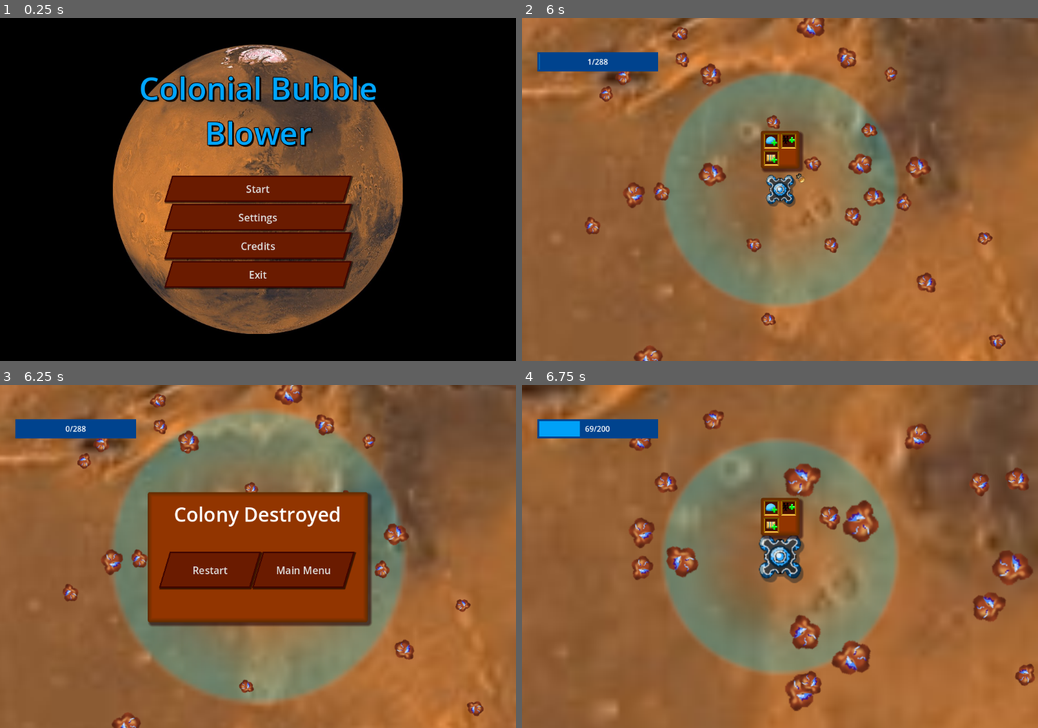
Above: before the commit, frames 1-4 (two rows, left to right).
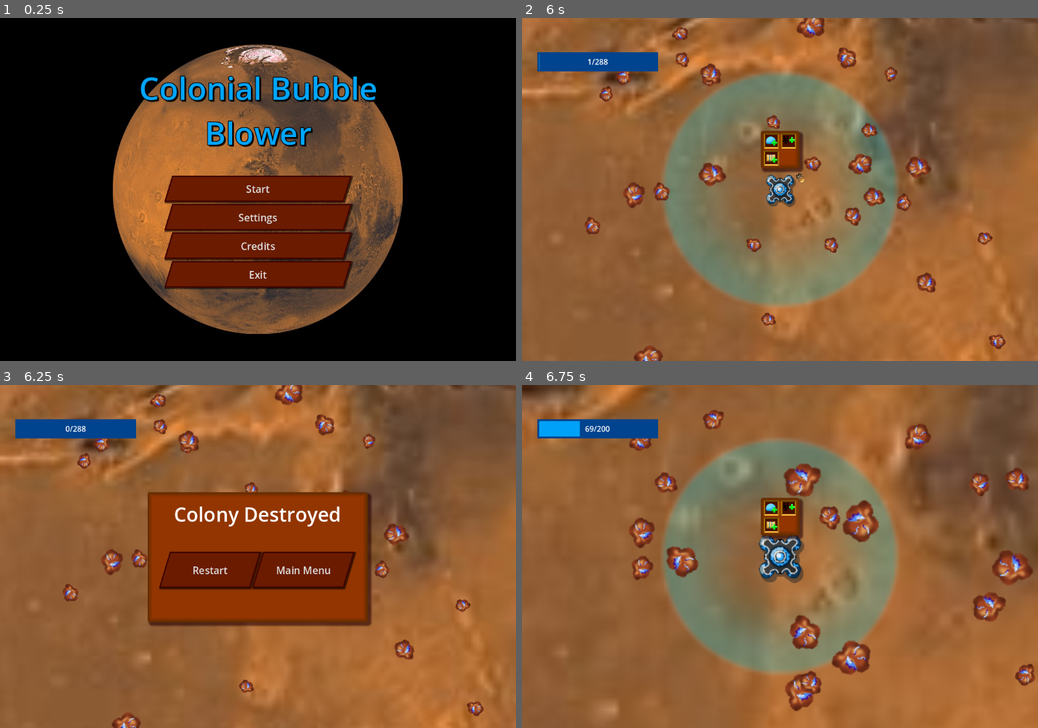
Above: after the commit, the same moments.

Repository: Fach01/Bopulation-Bubble-Beyond
Game: Godot game, scene res://Scenes/Main Menu.tscn
Two runs of this game, one before a commit and one after it. Both use one fixed random seed, a clock stepped at 60 frames per second and the inputs below.
Inputs (mouse positions are in pixels of both pictures, inside the frame that each line leads up to):
- Up to frame 1 (0.25 s): no input
- Up to frame 2 (6 s): click "Start" at 0.5 s; click (769, 141) at 1.25 s; click (790, 141) at 2 s; click (769, 158) at 2.75 s; click (769, 141) at 3.5 s; click (790, 141) at 4.25 s; click (769, 158) at 5 s; click (769, 141) at 5.75 s
- Up to frame 3 (6.25 s): no input
- Up to frame 4 (6.75 s): click "Restart" at 6.5 s

Frames 1-2 are identical in both runs. In frame 3, 19% of the frame differs, in the area x 21-79%, y 7-93%; in frame 4, nothing differs.

Commit message:
added death sound to game over

Diff:
--- a/Primary Theme.tres
+++ b/Primary Theme.tres
@@ -102,3 +102,7 @@
 Label/styles/normal = null
 Panel/styles/panel = SubResource("StyleBoxFlat_l6osn")
 RichTextLabel/fonts/normal_font = null
+TooltipLabel/colors/font_color = Color(0.875, 0.875, 0.875, 1)
+TooltipLabel/colors/font_outline_color = Color(0, 0, 0, 1)
+TooltipLabel/colors/font_shadow_color = Color(0, 0, 0, 0)
+TooltipLabel/font_sizes/font_size = 16
--- a/Scenes/Game Scene.tscn
+++ b/Scenes/Game Scene.tscn
@@ -1,8 +1,9 @@
-[gd_scene load_steps=23 format=3 uid="uid://koriirba2qc7"]
+[gd_scene load_steps=24 format=3 uid="uid://koriirba2qc7"]
 
 [ext_resource type="Script" path="res://Scripts/resource_manager.gd" id="1_uj0k0"]
 [ext_resource type="PackedScene" uid="uid://c1vgspxk4gkk6" path="res://Objects/Resource Node.tscn" id="2_f0crh"]
 [ext_resource type="Script" path="res://Scripts/home_base.gd" id="3_t5err"]
+[ext_resource type="AudioStream" uid="uid://dvefu1oe2ssfg" path="res://Assets/Sounds/game-over_2.mp3" id="4_7trm1"]
 [ext_resource type="Texture2D" uid="uid://sbqle6wjpmp0" path="res://Assets/Textures/Bubble Upgrade.png" id="4_b6coj"]
 [ext_resource type="Texture2D" uid="uid://kkg85xhbgnjc" path="res://Assets/Textures/Generator.png" id="4_mbi4j"]
 [ext_resource type="PackedScene" uid="uid://xftryq1tmjcv" path="res://Objects/unit.tscn" id="5_j3rfs"]
@@ -68,6 +69,9 @@
 [node name="Bubble" type="Sprite2D" parent="."]
 scale = Vector2(10, 10)
 texture = SubResource("GradientTexture2D_2xryy")
+
+[node name="AudioStreamPlayer" type="AudioStreamPlayer" parent="Bubble"]
+stream = ExtResource("4_7trm1")
 
 [node name="Unit Parent" type="Node" parent="."]
 
@@ -208,6 +212,8 @@
 [connection signal="changed_resource" from="Home Base" to="HUD/AspectRatioContainer/Control/ProgressBar" method="set_value"]
 [connection signal="changed_resource_text" from="Home Base" to="HUD/AspectRatioContainer/Control/ProgressBar/Label" method="set_text"]
 [connection signal="changed_storage" from="Home Base" to="HUD/AspectRatioContainer/Control/ProgressBar" method="set_max"]
+[connection signal="pop" from="Home Base" to="Bubble" method="set_visible" binds= [false]]
+[connection signal="pop" from="Home Base" to="Bubble/AudioStreamPlayer" method="play" binds= [0.0]]
 [connection signal="pressed" from="HUD/AspectRatioContainer/Control2/Panel/GridContainer/Upgrade Shield" to="Home Base" method="upgrade_shield"]
 [connection signal="pressed" from="HUD/AspectRatioContainer/Control2/Panel/GridContainer/Buy Unit" to="Home Base" method="buy_units" binds= [1]]
 [connection signal="pressed" from="HUD/AspectRatioContainer/Control2/Panel/GridContainer/Upgrade Storage" to="Home Base" method="upgrade_storage"]
Not shown, added: Assets/Sounds/game-over_2.mp3.import
Not shown, added: Assets/Sounds/game_lose.mp3.import
Not shown, added: Assets/Sounds/game-over_2.mp3
Not shown, added: Assets/Sounds/game_lose.mp3
